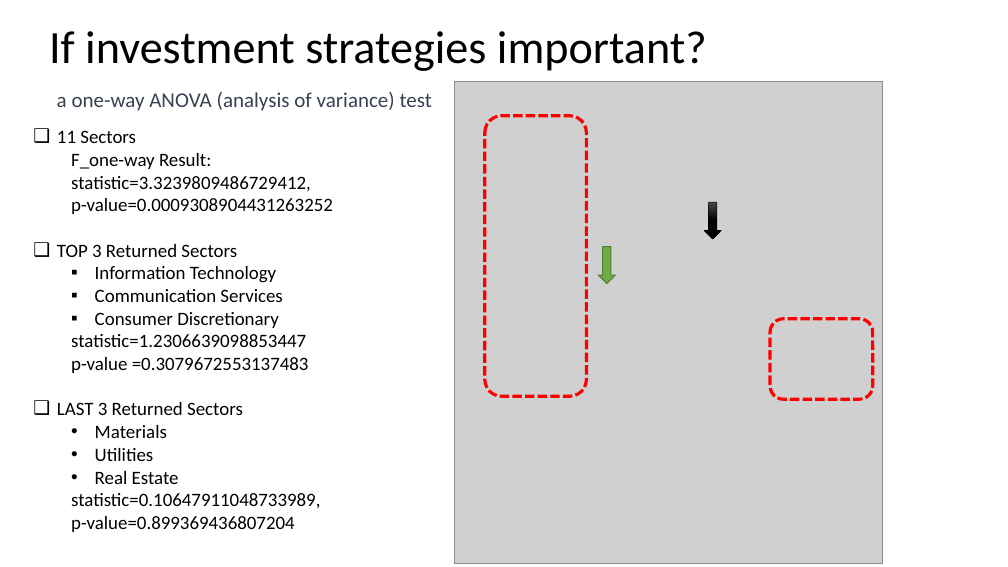
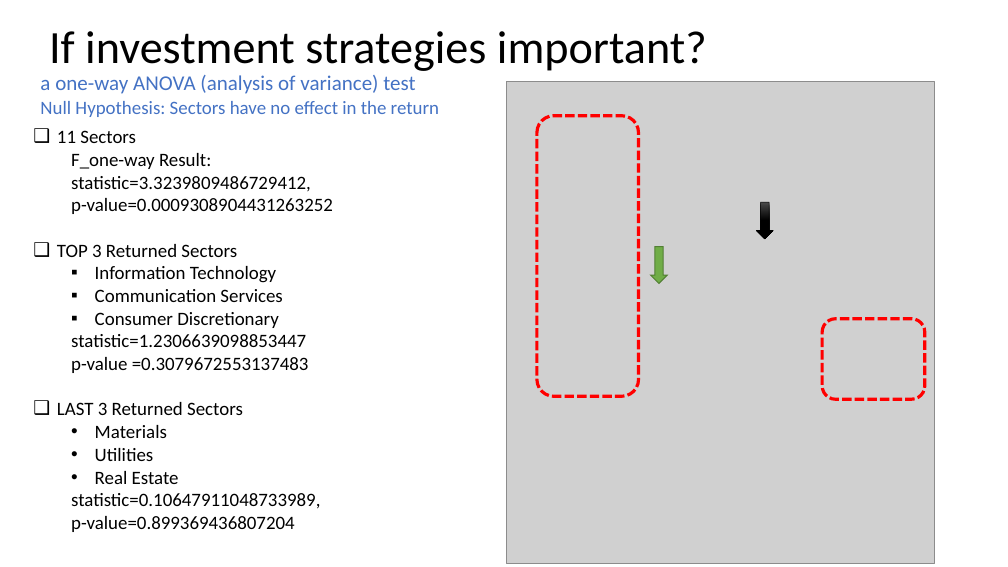
Before and after one commit to kennysiegler/first-project, a slide deck: slide 13 of Presentation3.pptx. Drawn at 1008x567 pixels with LibreOffice and Linux fonts; fonts in the diff are those of the drawing; grey boxes stand for pictures. Boxes give left, top, right and bottom in pixels: in the first picture for what was removed or moved away, otherwise in the second. Text is boxed around its words. In the diff, an @@ line names an element or a change of style, - is before the commit and + after.

```diff
--- a/Presentation3.pptx
+++ b/Presentation3.pptx
@@ text "a one-way ANOVA (analysis of ...": place and size @@
-text "a one-way ANOVA (analysis of ..." at <box>57,92,432,111</box>
+text "a one-way ANOVA (analysis of ..." at <box>40,75,439,117</box>
@@ text at <box>40,75,415,94</box>: text colour #374151 to #4472C4 in "a one-way ANOVA (analysis of variance) test" @@
@@ picture: place and size @@
-picture at <box>454,82,882,563</box>
+picture at <box>507,82,935,563</box>
@@ text at <box>40,101,439,117</box>: paragraph added @@
+Null Hypothesis: Sectors have no effect in the return
@@ 2 down arrows, 2 rounded rectangles: place and size @@
-2 down arrows, 2 rounded rectangles at <box>485,116,873,400</box>
+2 down arrows, 2 rounded rectangles at <box>537,116,926,400</box>
```
Also in this commit, not shown: 5 other slides changed, 1 slide added.
